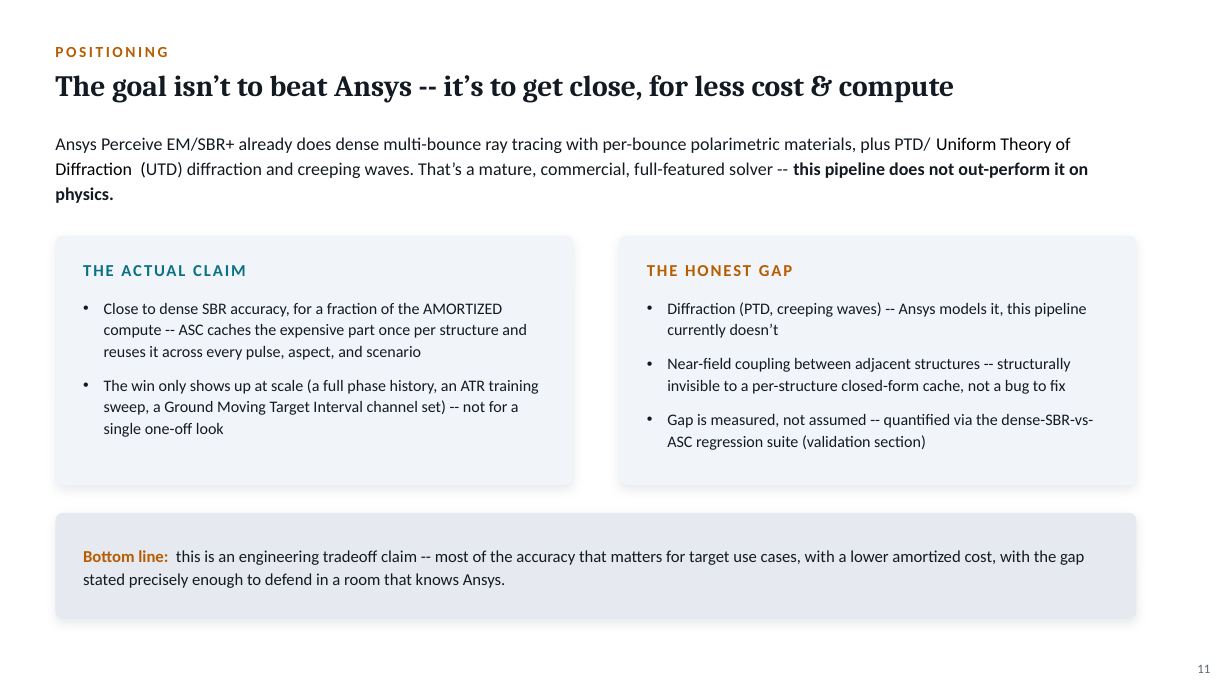
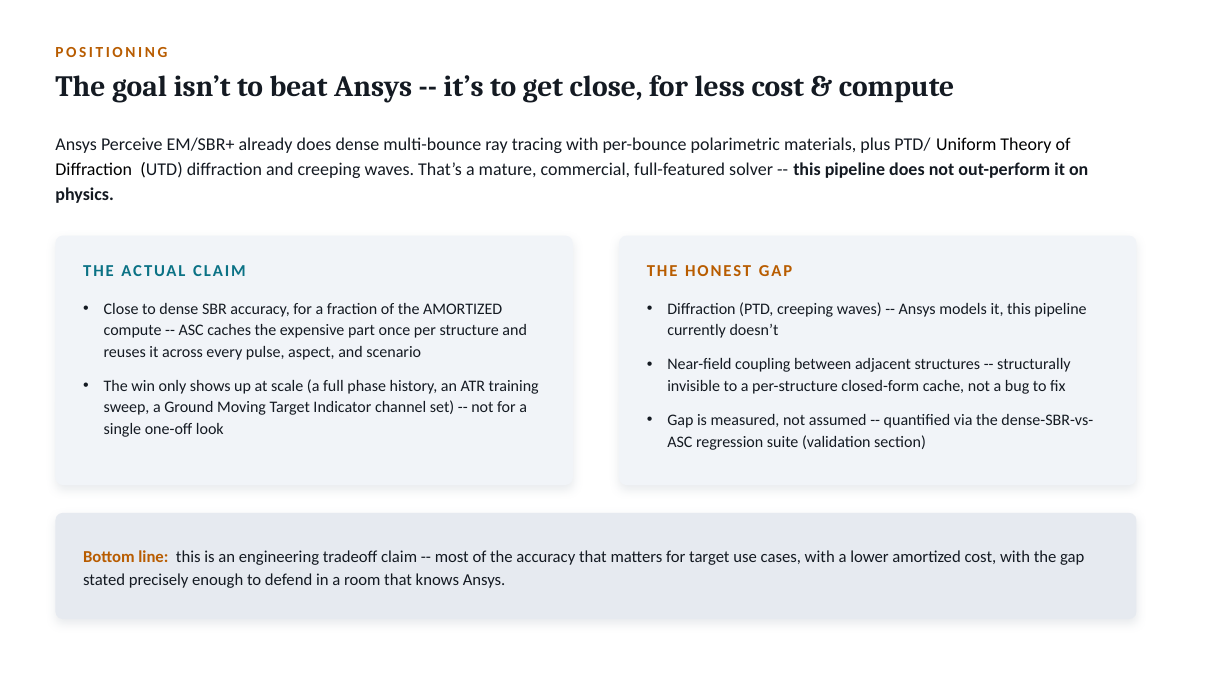
Before and after one commit to dphilli1-00/portfolio, a slide deck: slide 4 of beyond SARCASTIC.pptx. Drawn at 1232x693 pixels with LibreOffice and Linux fonts; fonts in the diff are those of the drawing. Boxes give left, top, right and bottom in pixels: in the first picture for what was removed or moved away, otherwise in the second. Text is boxed around its words. In the diff, an @@ line names an element or a change of style, - is before the commit and + after.

```diff
--- a/beyond SARCASTIC.pptx
+++ b/beyond SARCASTIC.pptx
@@ text at box(104, 379, 539, 437): text changed @@
-• The win only shows up at scale (a full phase history, an ATR training sweep, a Ground Moving Target Interval channel set) -- not for a single one-off look
+• The win only shows up at scale (a full phase history, an ATR training sweep, a Ground Moving Target Indicator channel set) -- not for a single one-off look
@@ text removed at box(1197, 665, 1210, 673) @@
-11
```
Also in this commit, not shown: 21 other slides changed, 3 slides added.
